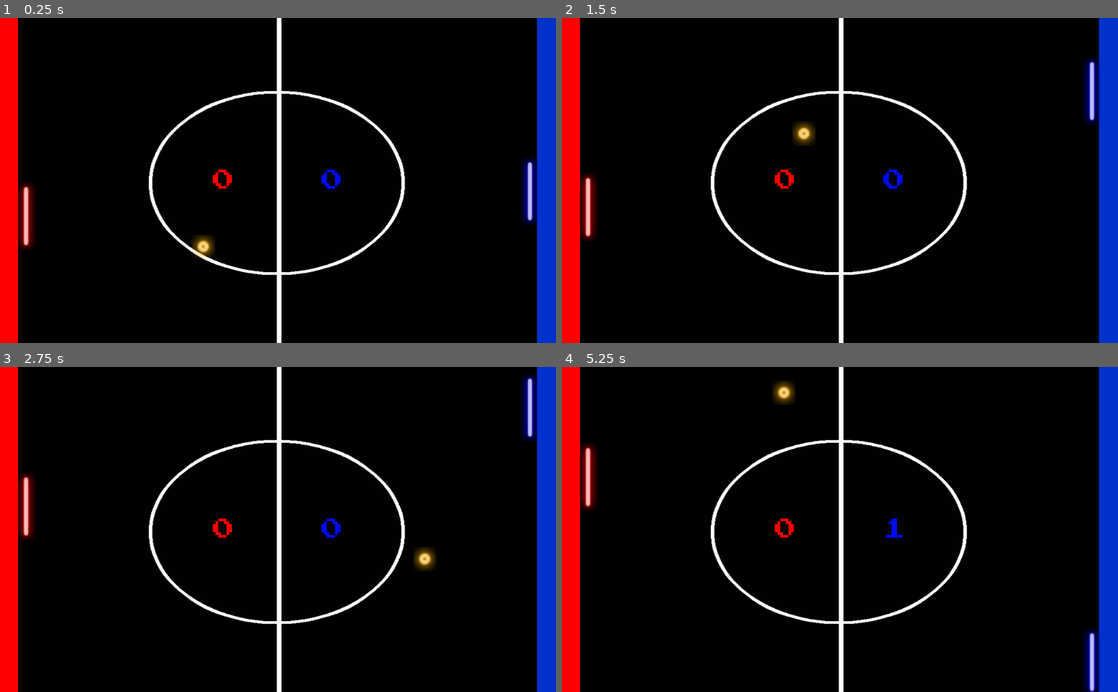
Above: before the commit, frames 1-4 (two rows, left to right).
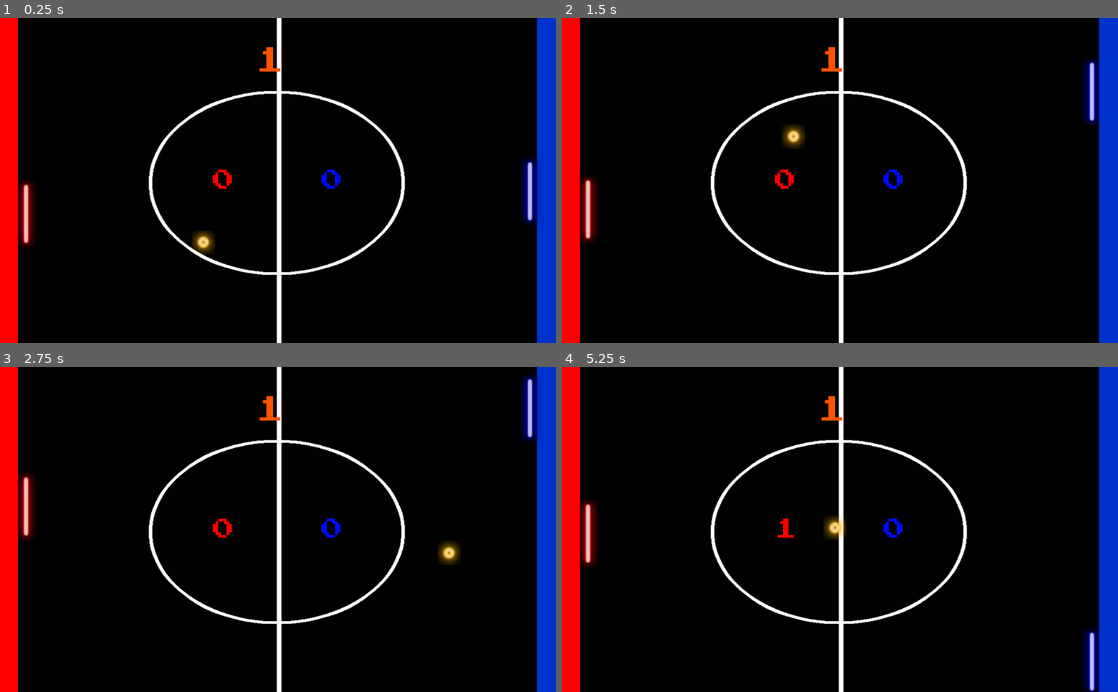
Above: after the commit, the same moments.

Repository: MeCodeMyself/godotpong
Game: Godot game, scene res://World.tscn
Same seed, same stepped clock (60 frames per second), same inputs: the game is played once before the commit and once after it. The engine's default icon, where the game draws it, is replaced by a stand-in: a white triangle on a blue panel in a dark square.
Inputs:
- Up to frame 1 (0.25 s): no input
- Up to frame 2 (1.5 s): hold Up (ui_up) 0.53-1.28 s; hold Down (ui_down) from 1.28 s (still down)
- Up to frame 3 (2.75 s): release Down (ui_down) at 2.03 s; hold Up (ui_up) from 2.03 s (still down)
- Up to frame 4 (5.25 s): release Up (ui_up) at 3.53 s; hold Down (ui_down) from 3.53 s (still down)

The runs differ from the first frame. In frame 1, 0.4% of the frame differs, in the area x 3-51%, y 8-75%; in frame 2, 0.6%; in frame 3, 0.6%; in frame 4, 2.0%, in the area x 3-96%, y 4-100%.
Error after the commit: Invalid set index 'visible' (on base: 'Timer') with value of type 'bool'. (res://World.gd:27)

Commit message:
Updated some code and stuff, started countdown...having problems.
I stopped development after I got a little too confused on small bugs, like improper collision and stuff that should be easy to fix. I'm really close to finishing the course however. Even though it was originally supposed to be 2 hours...

Diff:
--- a/GodotPong/Ball.gd
+++ b/GodotPong/Ball.gd
@@ -12,3 +12,11 @@
 	var collision_object = move_and_collide(velocity * speed * delta)
 	if collision_object:
 		velocity = velocity.bounce(collision_object.normal)
+
+func stop_ball():
+	speed = 0
+
+func restart_ball():
+	speed = 600
+	velocity.x = [-1,1][randi() % 2]
+	velocity.y = [-0.8,0.8][randi() % 2]
--- a/GodotPong/Ball.tscn
+++ b/GodotPong/Ball.tscn
@@ -6,7 +6,9 @@
 [sub_resource type="CircleShape2D" id=1]
 radius = 11.3137
 
-[node name="Ball" type="KinematicBody2D"]
+[node name="Ball" type="KinematicBody2D" groups=[
+"BallGroup",
+]]
 script = ExtResource( 2 )
 __meta__ = {
 "_edit_group_": true
--- a/GodotPong/World.gd
+++ b/GodotPong/World.gd
@@ -4,14 +4,24 @@
 var OpponentScore = 0
 
 
-func _on_Left_body_entered(body):
-	$Ball.position = Vector2(312,512)
-	PlayerScore += 1
+func _on_Left_body_entered(_body):
+	score_achieved()
 
-func _on_Right_body_entered(body):
-	$Ball.position = Vector2(312,512)
-	OpponentScore += 1
+func _on_Right_body_entered(_body):
+	score_achieved()
 
-func _process(delta):
+func _process(_delta):
 	$PlayerScore.text = str(PlayerScore)
 	$OpponentScore.text = str(OpponentScore)
+	$CountdownLabel.text = str(int($CountdownTimer.time_left)+1)
+
+func _on_CountdownTimer_timeout():
+	get_tree().call_group('BallGroup','restart_ball')
+	$CountdownTimer.visible = false
+
+func score_achieved():
+	$Ball.position = Vector2(512,304)
+	OpponentScore += 1
+	get_tree().call_group('BallGroup','stop_ball')
+	$CountdownTimer.start()
+	$CountdownTimer.visible = true
--- a/GodotPong/World.tscn
+++ b/GodotPong/World.tscn
@@ -10,21 +10,26 @@
 [ext_resource path="res://World.gd" type="Script" id=8]
 [ext_resource path="res://Pong_graphics/PressStart2P-vaV7.ttf" type="DynamicFontData" id=9]
 
-[sub_resource type="DynamicFont" id=6]
+[sub_resource type="DynamicFont" id=1]
 size = 40
 font_data = ExtResource( 9 )
 
+[sub_resource type="DynamicFont" id=2]
+size = 50
+font_data = ExtResource( 9 )
+
 [sub_resource type="CapsuleShape2D" id=3]
-radius = 8.0
-height = 96.0
+radius = 0.0
+height = 112.0
 
-[sub_resource type="RectangleShape2D" id=2]
-extents = Vector2( 32, 32 )
+[sub_resource type="RectangleShape2D" id=4]
+extents = Vector2( 32, 34.3711 )
 
-[sub_resource type="CapsuleShape2D" id=4]
-height = 92.0
+[sub_resource type="CapsuleShape2D" id=5]
+radius = 0.0
+height = 112.0
 
-[sub_resource type="RectangleShape2D" id=5]
+[sub_resource type="RectangleShape2D" id=6]
 extents = Vector2( 56, 276.939 )
 
 [node name="World" type="Node"]
@@ -52,12 +57,25 @@
 anchor_right = 1.0
 anchor_bottom = 1.0
 margin_left = -200.0
-custom_fonts/font = SubResource( 6 )
+custom_fonts/font = SubResource( 1 )
 custom_colors/font_color = Color( 1, 0, 0, 1 )
 custom_colors/font_outline_modulate = Color( 0, 0, 0, 1 )
 text = "Test"
 align = 1
 valign = 1
+__meta__ = {
+"_edit_use_anchors_": false
+}
+
+[node name="CountdownLabel" type="Label" parent="."]
+anchor_right = 1.0
+anchor_bottom = 1.0
+margin_left = -30.0
+margin_top = 55.0
+custom_fonts/font = SubResource( 2 )
+custom_colors/font_color = Color( 1, 0.329412, 0, 1 )
+text = "Countdown"
+align = 1
 __meta__ = {
 "_edit_use_anchors_": false
 }
@@ -80,35 +98,35 @@
 [node name="Borders" type="Node" parent="."]
 
 [node name="TopBorder" type="StaticBody2D" parent="Borders"]
-position = Vector2( 528, -16 )
+position = Vector2( 512, -16 )
 scale = Vector2( 17.3694, 0.465507 )
 __meta__ = {
 "_edit_group_": true
 }
 
 [node name="CollisionShape2D" type="CollisionShape2D" parent="Borders/TopBorder"]
-shape = SubResource( 2 )
+shape = SubResource( 4 )
 
 [node name="Sprite" type="Sprite" parent="Borders/TopBorder"]
 modulate = Color( 0, 0, 0, 1 )
 texture = ExtResource( 4 )
 
 [node name="BottomBorder" type="StaticBody2D" parent="Borders"]
-position = Vector2( 528, 616 )
+position = Vector2( 512, 616 )
 scale = Vector2( 17.3694, 0.465507 )
 __meta__ = {
 "_edit_group_": true
 }
 
 [node name="CollisionShape2D" type="CollisionShape2D" parent="Borders/BottomBorder"]
-shape = SubResource( 2 )
+shape = SubResource( 4 )
 
 [node name="Sprite" type="Sprite" parent="Borders/BottomBorder"]
 modulate = Color( 0, 0, 0, 1 )
 texture = ExtResource( 4 )
 
 [node name="Ball" parent="." instance=ExtResource( 5 )]
-position = Vector2( 512, 312 )
+position = Vector2( 512, 304 )
 
 [node name="Music" type="AudioStreamPlayer" parent="."]
 pause_mode = 2
@@ -124,7 +142,7 @@
 }
 
 [node name="CollisionShape2D" type="CollisionShape2D" parent="Opponent"]
-shape = SubResource( 4 )
+shape = SubResource( 5 )
 
 [node name="Sprite" type="Sprite" parent="Opponent"]
 texture = ExtResource( 1 )
@@ -147,6 +165,10 @@
 }
 
 [node name="CollisionShape2D" type="CollisionShape2D" parent="Right"]
-shape = SubResource( 5 )
+shape = SubResource( 6 )
+
+[node name="CountdownTimer" type="Timer" parent="."]
 [connection signal="body_entered" from="Left" to="." method="_on_Left_body_entered"]
 [connection signal="body_entered" from="Right" to="." method="_on_Right_body_entered"]
+[connection signal="timeout" from="CountdownTimer" to="." method="_on_Timer_timeout"]
+[connection signal="timeout" from="CountdownTimer" to="." method="_on_CountdownTimer_timeout"]
Not shown: 3 places in GodotPong/World.tscn that only renumber resources
